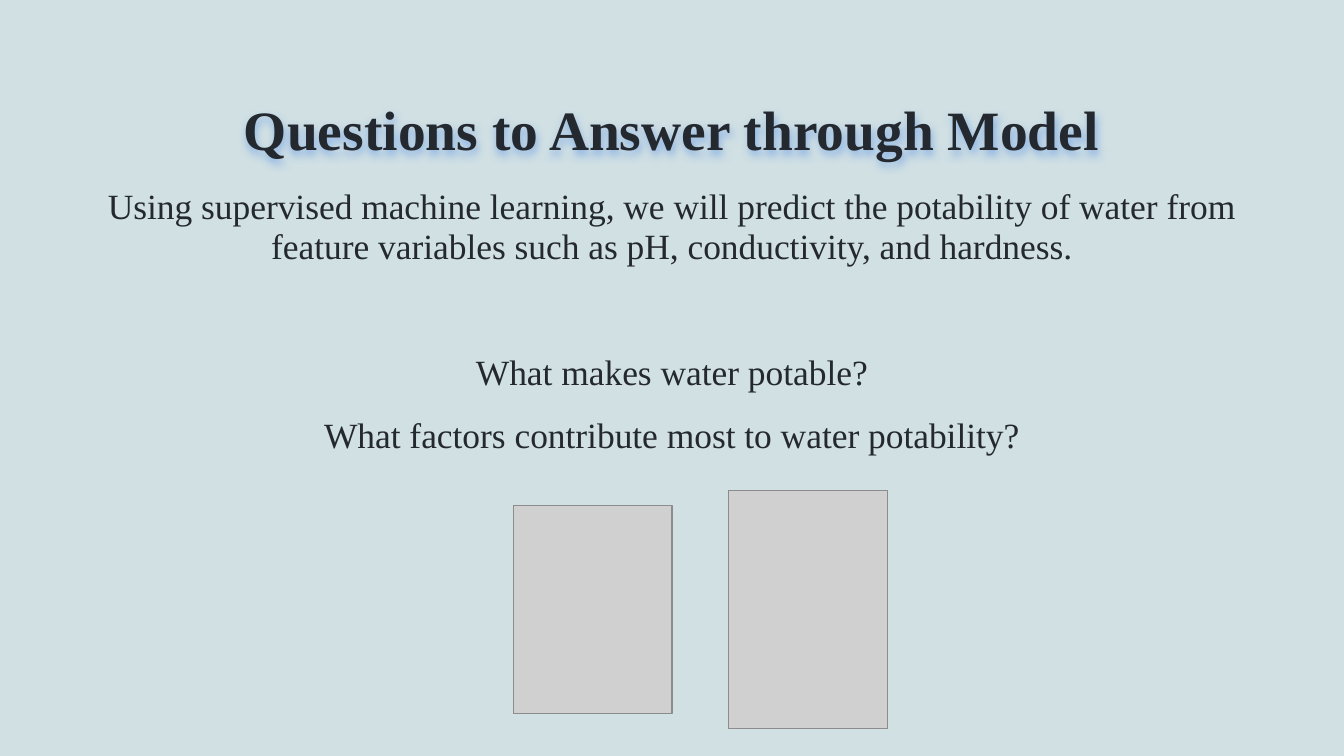
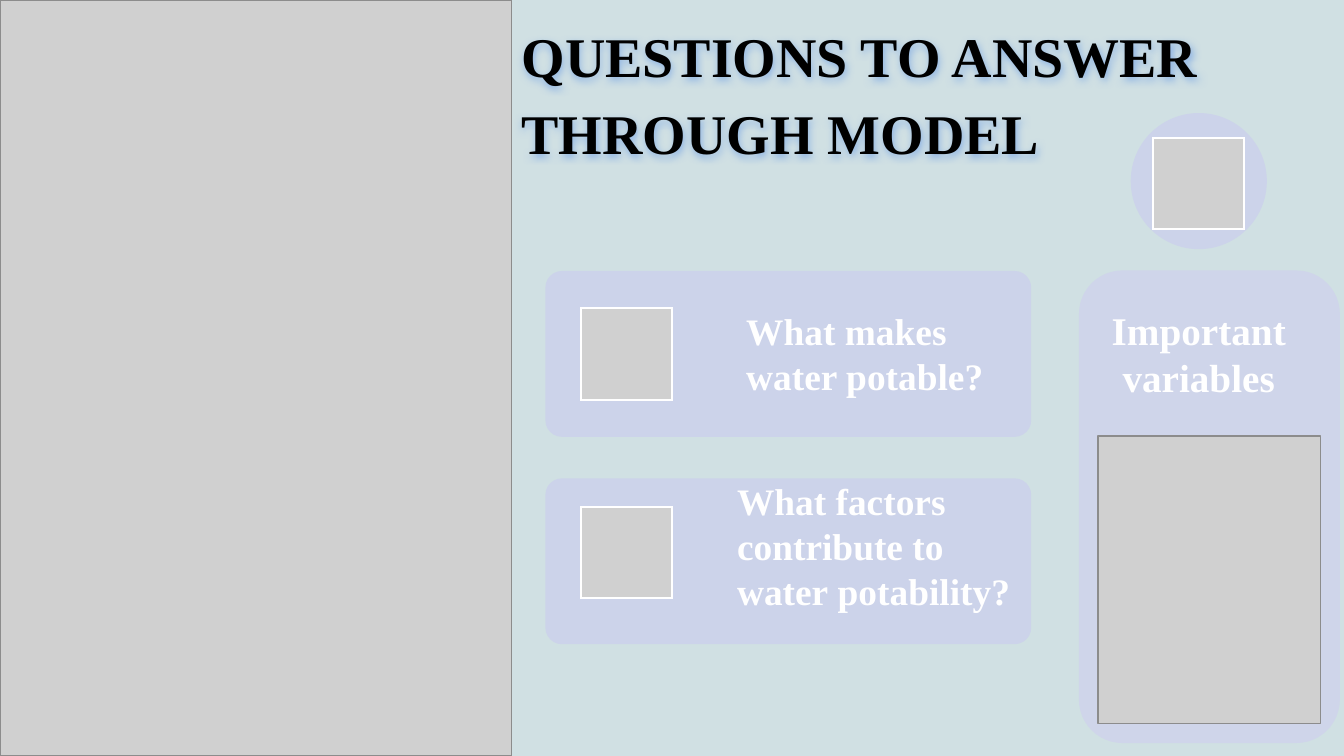
Before and after one commit to jessezimm/Environmental_Sustainability, a slide deck: slide 3 of Environmental_Sustainability (2).pptx. Drawn at 1344x756 pixels with LibreOffice and Linux fonts; fonts in the diff are those of the drawing; grey boxes stand for pictures. Boxes give left, top, right and bottom in pixels: in the first picture for what was removed or moved away, otherwise in the second. Text is boxed around its words. In the diff, an @@ line names an element or a change of style, - is before the commit and + after.

Commit message:
added updated pptx with slides 1-4 edited

```diff
--- a/Environmental_Sustainability (2).pptx
+++ b/Environmental_Sustainability (2).pptx
@@ picture added at (0,0,512,755) @@
@@ title "QUESTIONS TO ANSWER THROUGH MODEL" at (522,40,1198,155): vertical alignment top to middle @@
@@ title at (522,40,1198,155): text changed; size 29.7 to 30 pt; text colour #24292F to #000000 @@
-Questions to Answer through Model
+QUESTIONS TO ANSWER THROUGH MODEL
@@ ellipse added at (1130,113,1266,249), fill #CCD3EA @@
@@ picture added at (1153,137,1245,228) @@
@@ text removed at (108,194,1236,455) @@
-Using supervised machine learning, we will predict the potability of water from feature variables such as pH, conductivity, and hardness.
-What makes water potable?
-What factors contribute most to water potability?
@@ rounded rectangle added at (1079,270,1340,743), fill #CFD5EA @@
@@ text added at (1112,320,1286,392), 21 pt, text #FFFFFF, bold @@
+Important variables
@@ picture added at (1098,435,1321,723) @@
@@ picture removed at (513,505,672,714) @@
@@ picture added at (581,507,672,598) @@
@@ picture removed at (728,491,887,728) @@
@@ group added at (546,271,1031,644): 2 rounded rectangles, 2 texts, 1 picture @@
+What makes water potable?
+What factors contribute to water potability?
```
Also in this commit, not shown: 5 other slides changed, 2 slides added, 1 slide removed.
